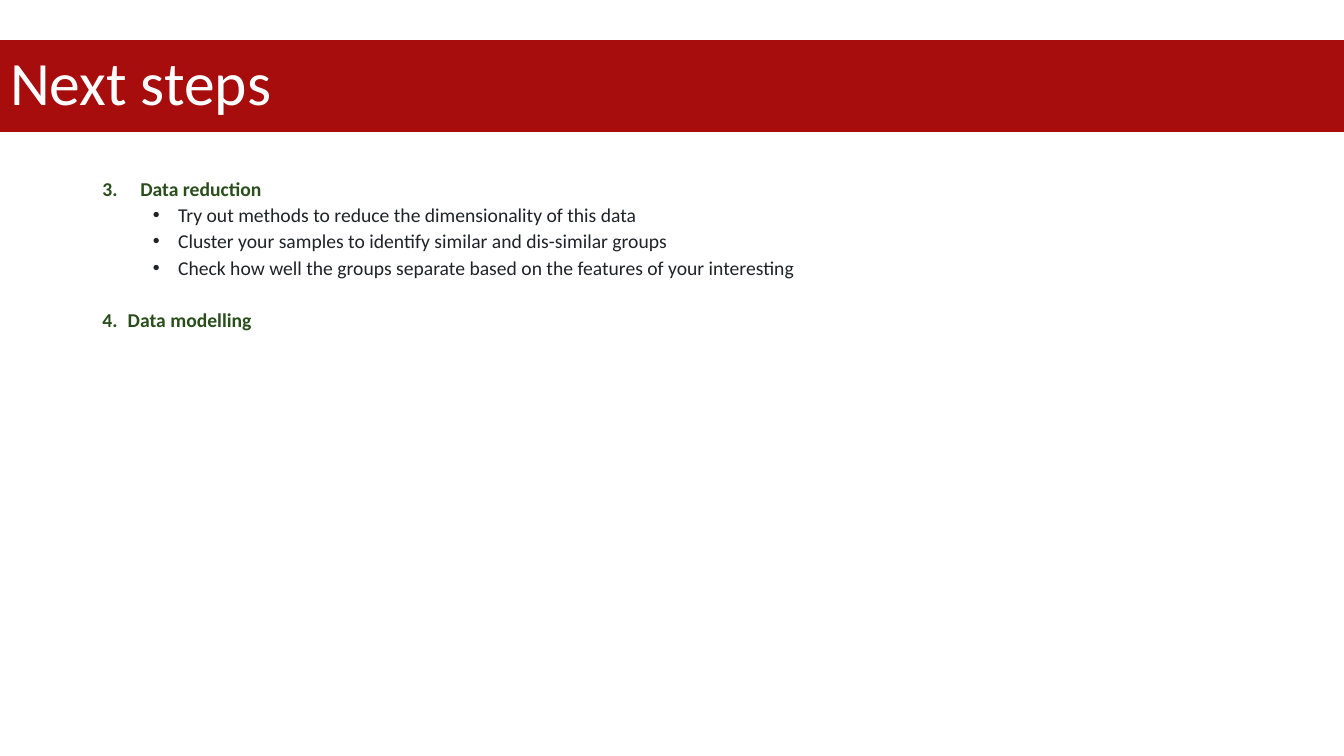
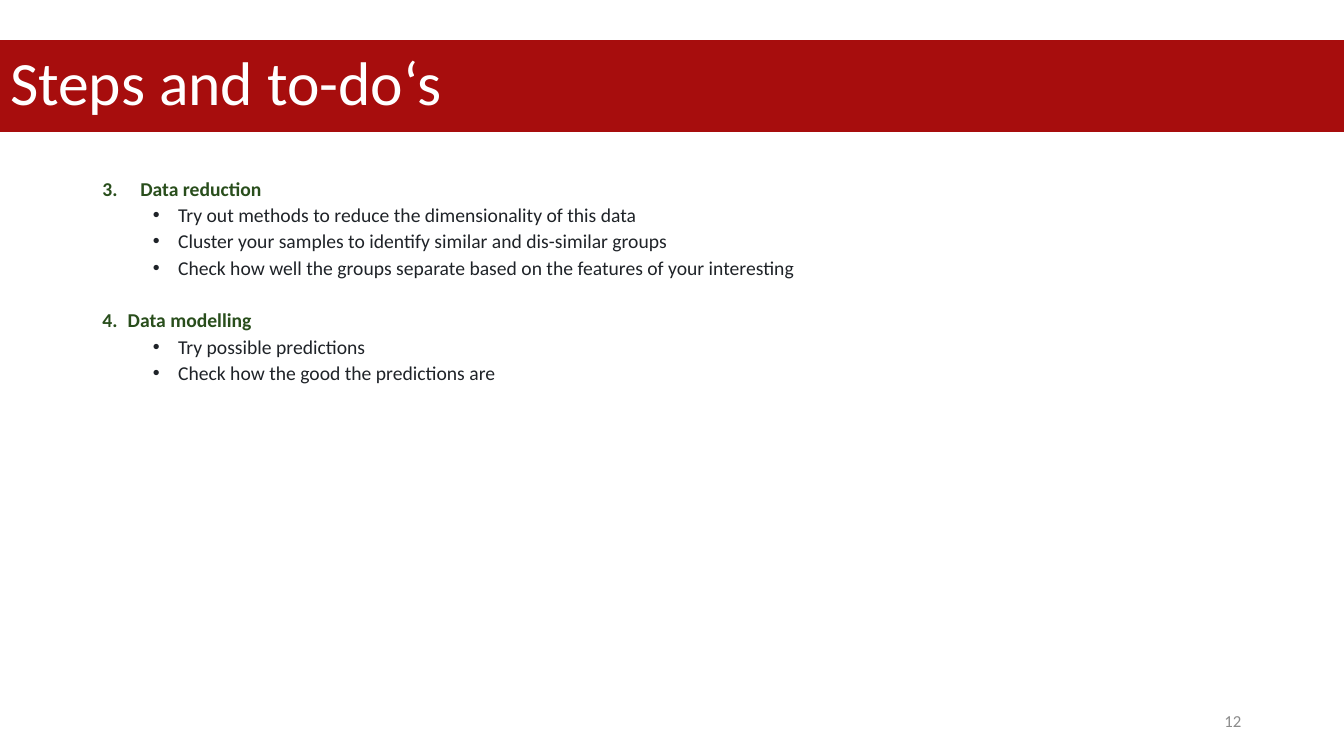
Before and after one commit to datascience-mobi-2023/topic05_team02, a slide deck: slide 12 of project proposal.pptx (slide 4 before the commit). Drawn at 1344x756 pixels with LibreOffice and Linux fonts; fonts in the diff are those of the drawing. Boxes give left, top, right and bottom in pixels: in the first picture for what was removed or moved away, otherwise in the second. Text is boxed around its words. In the diff, an @@ line names an element or a change of style, - is before the commit and + after.

```diff
--- a/project proposal.pptx
+++ b/project proposal.pptx
@@ title at box(10, 60, 441, 115): text changed @@
-Next steps
+Steps and to-do‘s
@@ text at box(178, 340, 495, 384): paragraphs added @@
+  • Try possible predictions
+  • Check how the good the predictions are
@@ page number added at box(1224, 716, 1241, 727), 12 pt, text #8C8C8C @@
+12
```
Also in this commit, not shown: 9 other slides changed, 6 slides added, 5 slides removed.
